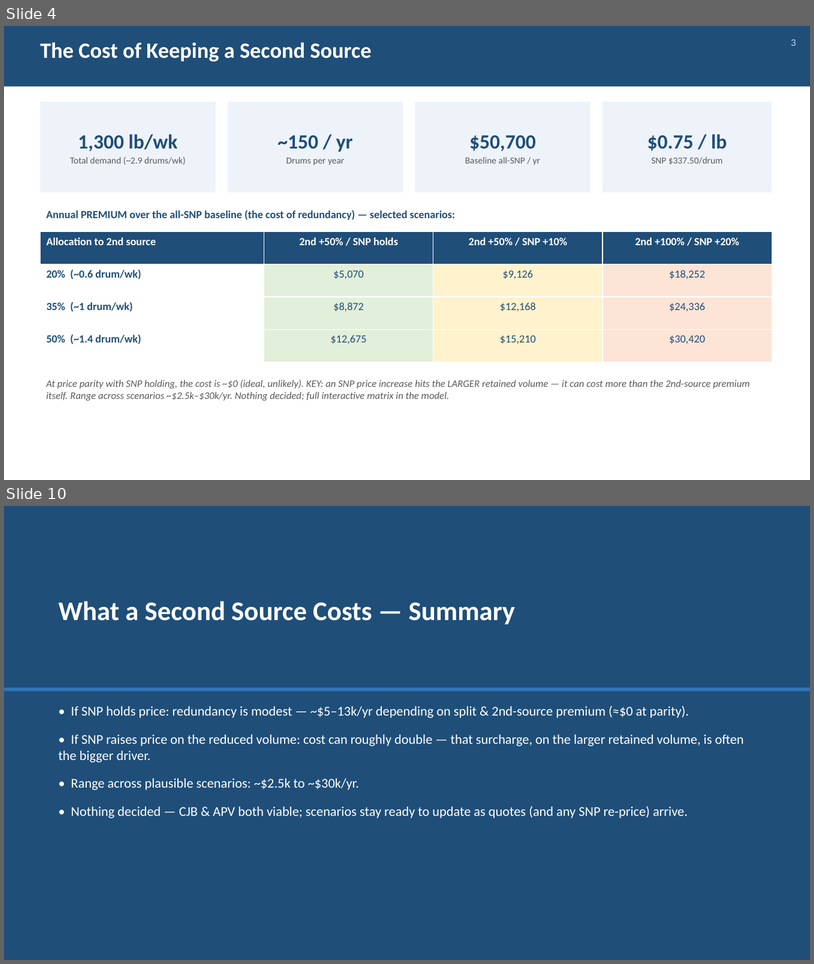
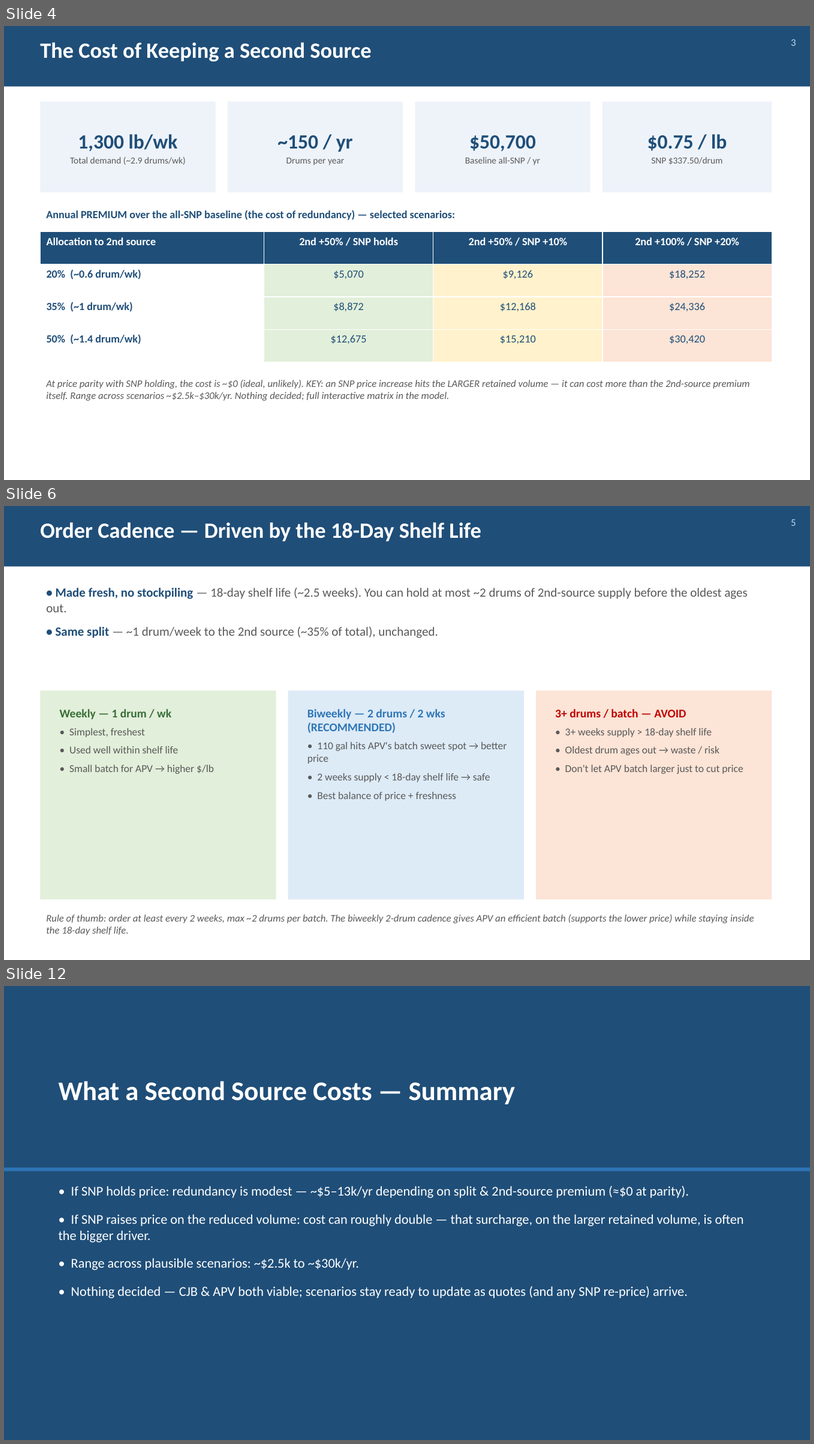
Before and after one commit to naviero1/Claude-Works, a slide deck: PVA second supplier initiative/PVA_Second_Source_Slides.pptx. Shown one above the other, each under a label of ours: slides 4 and 10 before the commit, slides 4, 6 and 12 after it; the slides between them are not shown. The pictures are 814x964 and 814x1444 pixels, drawn with LibreOffice and Linux fonts; fonts in the diff are those of the drawing. Boxes give left, top, right and bottom in pixels: in the first picture for what was removed or moved away, otherwise in the second. Text is boxed around its words. In the diff, an @@ line names an element or a change of style, - is before the commit and + after.

```diff
--- a/PVA second supplier initiative/PVA_Second_Source_Slides.pptx
+++ b/PVA second supplier initiative/PVA_Second_Source_Slides.pptx
@@ slide 6 added at bbox=[4, 506, 810, 960], background #FFFFFF @@
@@ rectangle added at bbox=[4, 506, 810, 567], fill #1F4E78 @@
@@ text added at bbox=[40, 522, 482, 541], 26 pt, text #FFFFFF, bold @@
+Order Cadence — Driven by the 18-Day Shelf Life
@@ text added at bbox=[791, 519, 796, 526], 12 pt, text #BDD7EE @@
+5
@@ text added at bbox=[46, 588, 747, 638], 15 pt, text #595959 @@
+• Made fresh, no stockpiling — 18-day shelf life (~2.5 weeks). You can hold at most ~2 drums of 2nd-source supply before the oldest ages out.
+• Same split — ~1 drum/week to the 2nd source (~35% of total), unchanged.
@@ rectangle added at bbox=[40, 691, 276, 899], fill #E2EFDA @@
@@ rectangle added at bbox=[288, 691, 524, 899], fill #DDEBF7 @@
@@ rectangle added at bbox=[536, 691, 772, 899], fill #FCE4D6 @@
@@ text added at bbox=[60, 709, 214, 774], 12.5 pt, text #595959 @@
+Weekly — 1 drum / wk
+• Simplest, freshest
+• Used well within shelf life
+• Small batch for APV → higher $/lb
@@ text added at bbox=[308, 709, 507, 801], 12.5 pt, text #595959 @@
+Biweekly — 2 drums / 2 wks (RECOMMENDED)
+• 110 gal hits APV's batch sweet spot → better price
+• 2 weeks supply < 18-day shelf life → safe
+• Best balance of price + freshness
@@ text added at bbox=[555, 709, 743, 774], 12.5 pt, text #595959 @@
+3+ drums / batch — AVOID
+• 3+ weeks supply > 18-day shelf life
+• Oldest drum ages out → waste / risk
+• Don't let APV batch larger just to cut price
@@ text added at bbox=[46, 914, 754, 935], 12 pt, text #595959, italic @@
+Rule of thumb: order at least every 2 weeks, max ~2 drums per batch. The biweekly 2-drum cadence gives APV an efficient batch (supports the lower price) while staying inside the 18-day shelf life.
@@ what was slide 10 is now slide 12 @@
```
Also in this commit, not shown: 5 slides changed, 1 other slide added.
